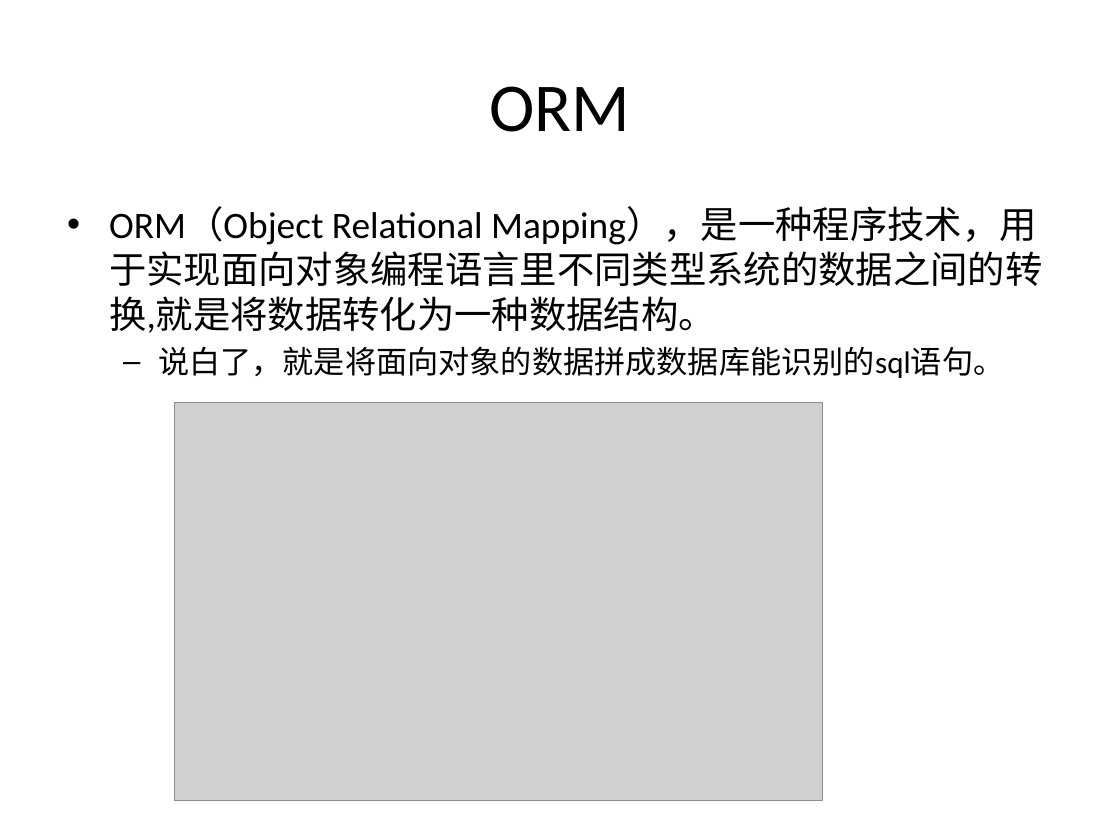
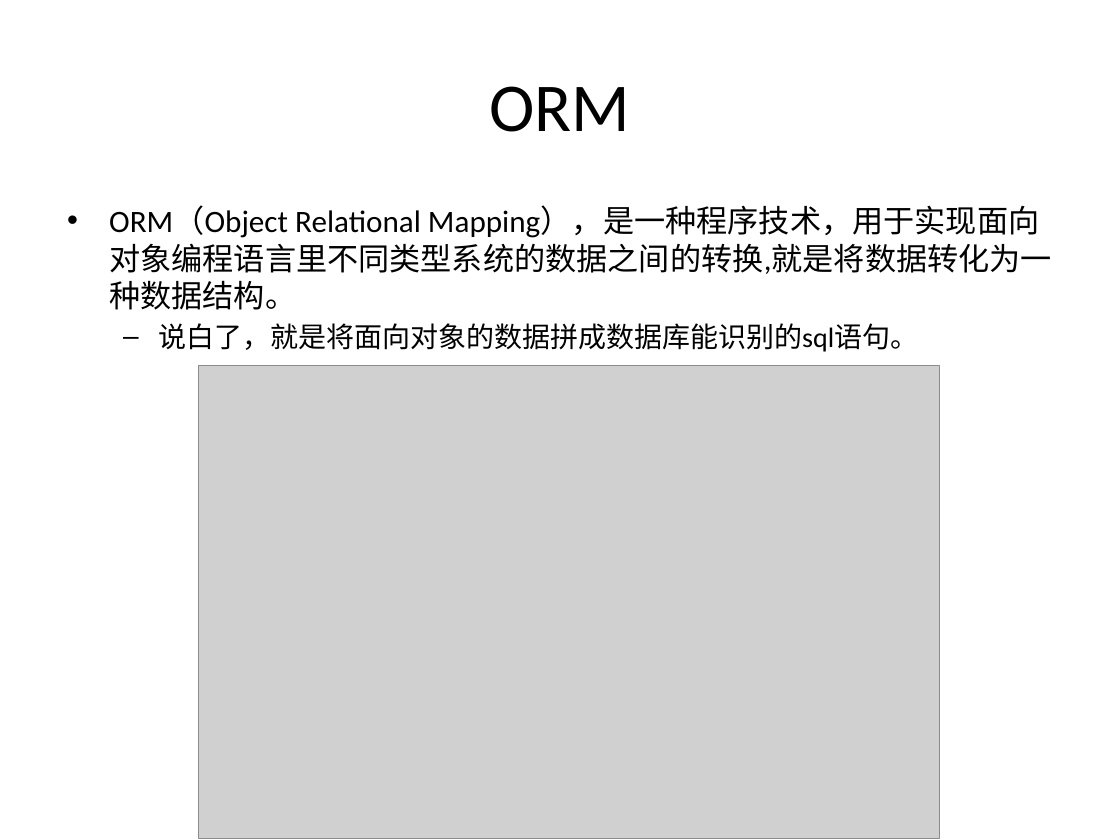
Before and after one commit to woopengcheng/GameLib, a slide deck: slide 30 of 数据库简单介绍.pptx (slide 29 before the commit). Drawn at 1120x840 pixels with LibreOffice and Linux fonts; fonts in the diff are those of the drawing; grey boxes stand for pictures. Boxes give left, top, right and bottom in pixels: in the first picture for what was removed or moved away, otherwise in the second. Text is boxed around its words. In the diff, an @@ line names an element or a change of style, - is before the commit and + after.

Commit message:
数据库讲座

```diff
--- a/数据库简单介绍.pptx
+++ b/数据库简单介绍.pptx
@@ text "ORM（Object Relational Mapping），是一种程序技术，用于实现面向对象编程语言里不同类型系统的数 ..." at [109,206,1052,352]: size 24 to 20 pt in "ORM（Object Relational Mapping），是一种程序技术，用于实现面向对象编程语言里不同类型系统的数 ..."; size 20 to 18 pt in "说白了，就是将面向对象的数据拼成数据库能识别的sql语句。" @@
@@ picture: place and size @@
-picture at [175,402,822,800]
+picture at [198,365,939,838]
```
Also in this commit, not shown: 7 other slides changed, 5 slides added, 1 slide removed, 3 other files.
